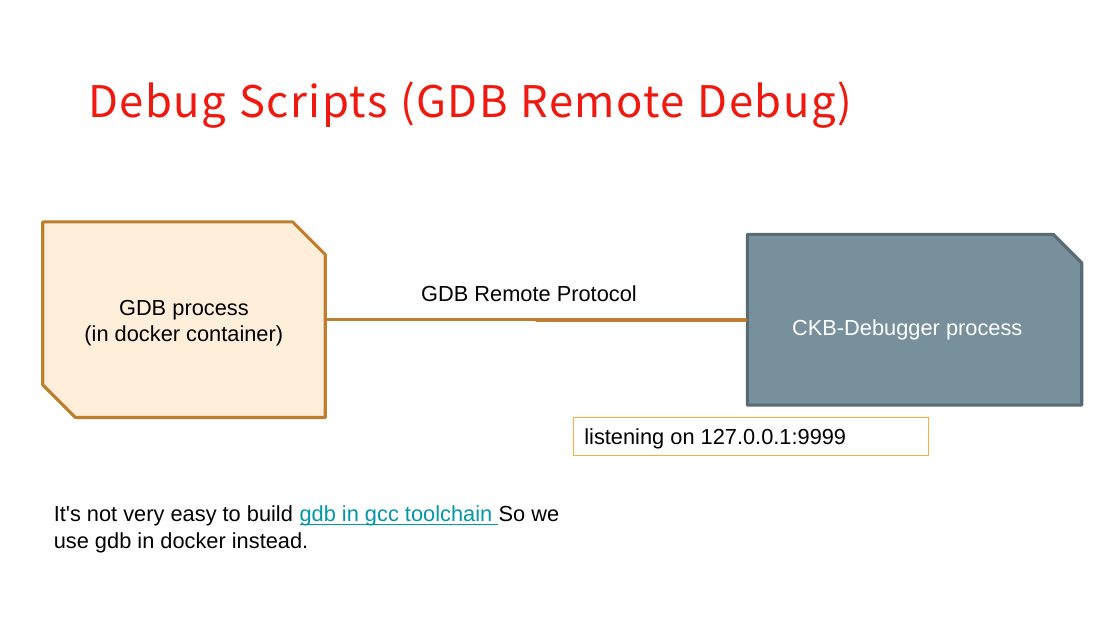
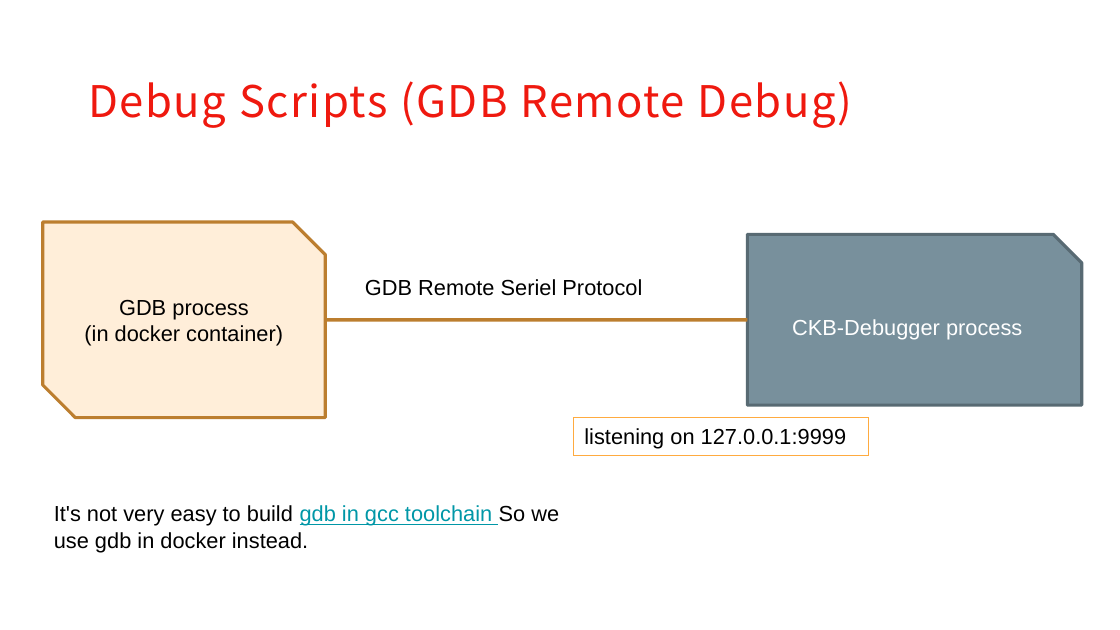
Before and after one commit to XuJiandong/ckb-debugger-playground, a slide deck: slide 7 of slides/presentation.pptx. Drawn at 1120x630 pixels with LibreOffice and Linux fonts; fonts in the diff are those of the drawing; background and template pictures are left out. Boxes give left, top, right and bottom in pixels: in the first picture for what was removed or moved away, otherwise in the second. Text is boxed around its words. In the diff, an @@ line names an element or a change of style, - is before the commit and + after.

```diff
--- a/slides/presentation.pptx
+++ b/slides/presentation.pptx
@@ text at box(365, 279, 642, 296): text changed @@
-GDB Remote Protocol
+GDB Remote Seriel Protocol
@@ rectangle "listening on 127.0.0.1:9999": place and size @@
-rectangle "listening on 127.0.0.1:9999" at box(573, 418, 928, 456)
+rectangle "listening on 127.0.0.1:9999" at box(573, 418, 868, 456)
```
Also in this commit, not shown: 5 other slides changed, 1 slide removed, 1 other file.
